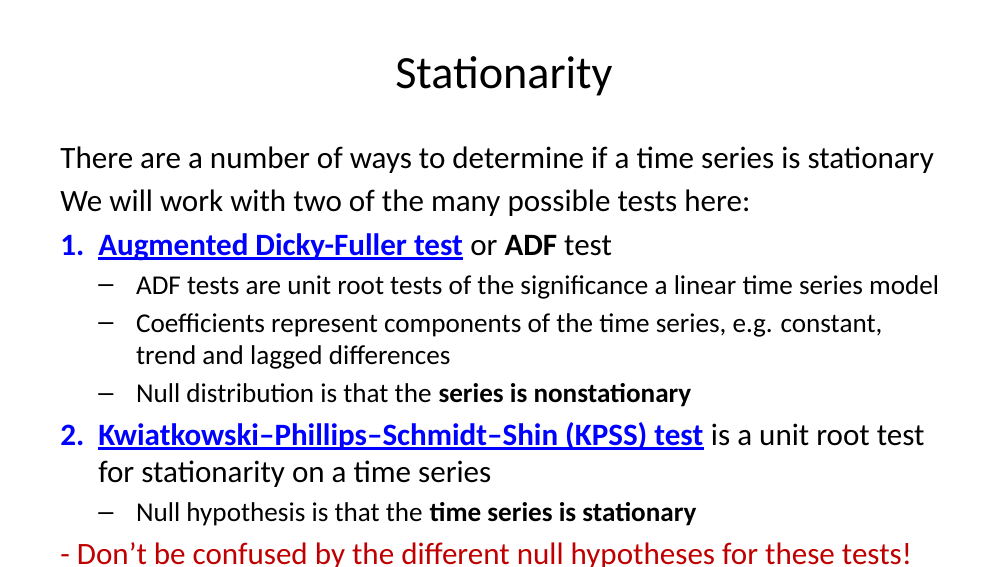
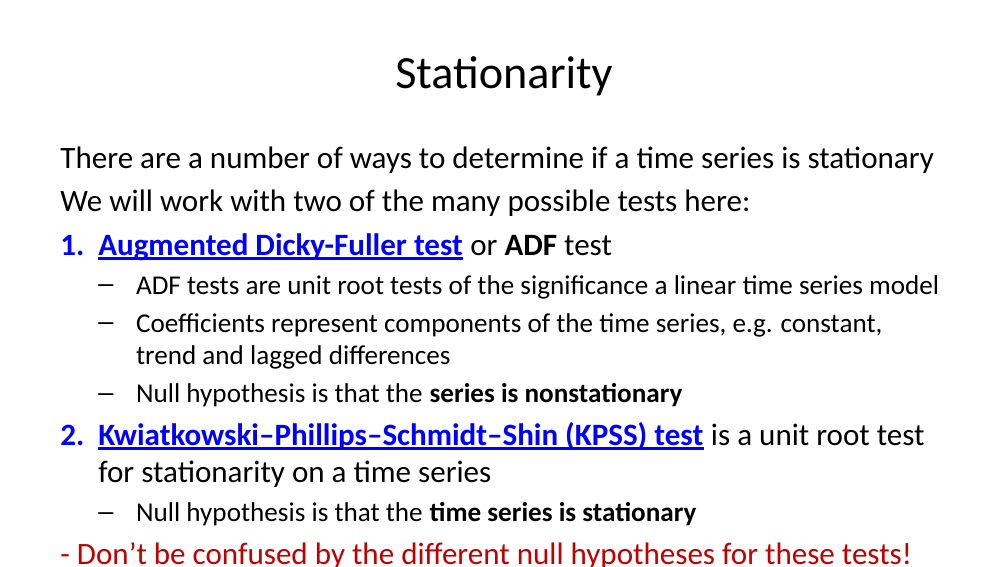
Before and after one commit to StephenElston/CSCI-E-83, a slide deck: slide 64 of LectureSlides/11_PropertiesOfTimeSeries.pptx (slide 63 before the commit). Drawn at 1008x567 pixels with LibreOffice and Linux fonts; fonts in the diff are those of the drawing. Boxes give left, top, right and bottom in pixels: in the first picture for what was removed or moved away, otherwise in the second. Text is boxed around its words. In the diff, an @@ line names an element or a change of style, - is before the commit and + after.

```diff
--- a/LectureSlides/11_PropertiesOfTimeSeries.pptx
+++ b/LectureSlides/11_PropertiesOfTimeSeries.pptx
@@ text at (136,383,683,407): text changed @@
-  – Null distribution is that the series is nonstationary
+  – Null hypothesis is that the series is nonstationary
```
Also in this commit, not shown: 12 other slides changed, 2 slides added.
